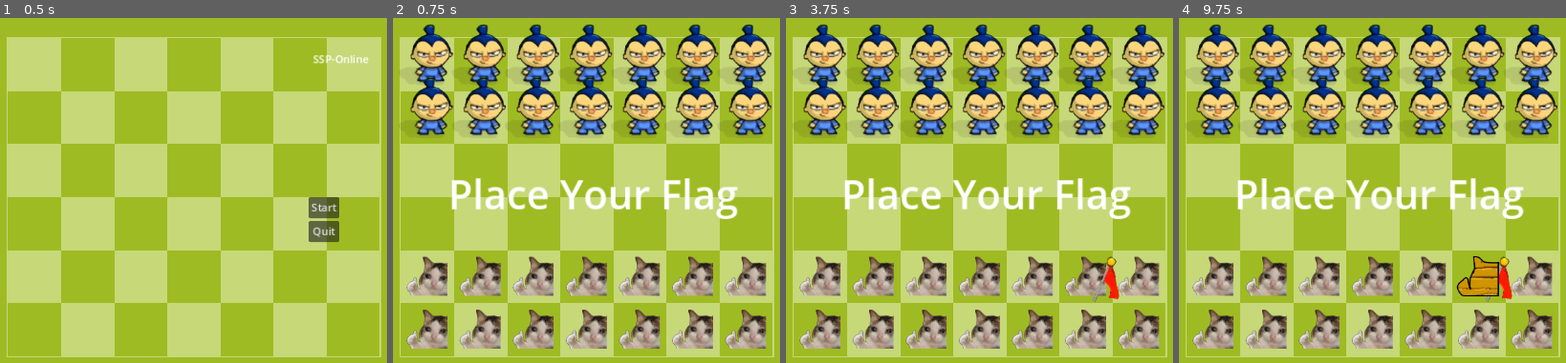
Above: before the commit, frames 1-4 (left to right).
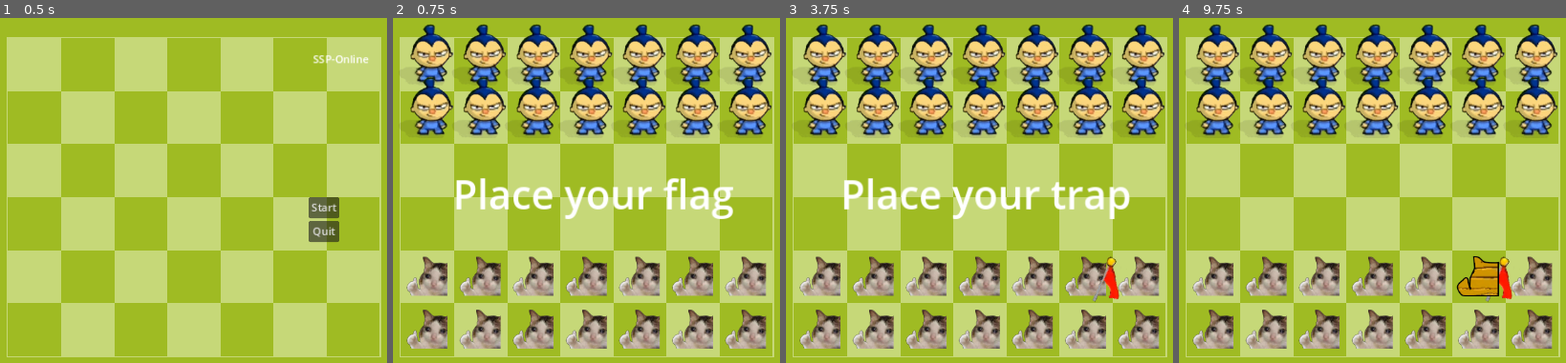
Above: after the commit, the same moments.

Repository: doofmars/ssp-online
Game: Godot game, scene res://src/Level.tscn
The game is run twice, just before and just after one commit, with the same random seed, the same clock (stepped at 60 frames per second) and the same inputs.
Inputs (mouse positions are in pixels of both pictures, inside the frame that each line leads up to):
- Up to frame 1 (0.5 s): no input
- Up to frame 2 (0.75 s): click "Start" at 0.5 s
- Up to frame 3 (3.75 s): tap Enter (ui_accept) at 1.25, 1.52, 2, 2.27, 2.75, 3.5 s; move the mouse to (outside the picture) at 1.27 s; click (outside the picture) at 1.42 s; move the mouse to (956, 218) at 2.02 s; click (956, 218) at 2.17 s; move the mouse to (outside the picture) at 2.77 s; click (outside the picture) at 2.92 s; move the mouse to (1072, 283) at 3.52 s; click (1072, 283) at 3.67 s
- Up to frame 4 (9.75 s): tap Enter (ui_accept) at 3.77, 4.25, 4.52, 5, 5.27, 6.77, 7.52, 8.27 s; move the mouse to (outside the picture) at 4.27 s; click (outside the picture) at 4.42 s; move the mouse to (1271, 131) at 5.02 s; click (1271, 131) at 5.17 s; move the mouse to (1542, 197) at 5.77 s; click (1542, 197) at 5.92 s; move the mouse to (1387, 90) at 6.52 s; click (1387, 90) at 6.67 s; move the mouse to (outside the picture) at 7.27 s; click (outside the picture) at 7.42 s; move the mouse to (1349, 218) at 8.02 s; click (1349, 218) at 8.17 s; move the mouse to (outside the picture) at 8.77 s; click (outside the picture) at 8.92 s; move the mouse to (1465, 283) at 9.52 s; click (1465, 283) at 9.67 s

Frame 1 is identical in both runs. In frame 2, 3.4% of the frame differs, in the area x 15-90%, y 46-59%; in frame 3, 2.3%; in frame 4, 2.6%.

Commit message:
Add place trap instruction

Diff:
--- a/src/GameUI.tscn
+++ b/src/GameUI.tscn
@@ -5,11 +5,21 @@
 
 [node name="GameUI" type="CanvasLayer"]
 
-[node name="Intro" type="Label" parent="."]
+[node name="PlaceFlag" type="Label" parent="."]
 offset_left = 83.0
 offset_top = 278.0
 offset_right = 697.0
 offset_bottom = 395.0
-text = "Place Your Flag"
+text = "Place your flag"
 label_settings = SubResource("LabelSettings_8tqd8")
 horizontal_alignment = 1
+
+[node name="PlaceTrap" type="Label" parent="."]
+visible = false
+offset_left = 83.0
+offset_top = 278.0
+offset_right = 697.0
+offset_bottom = 395.0
+text = "Place your trap"
+label_settings = SubResource("LabelSettings_8tqd8")
+horizontal_alignment = 1
--- a/src/Level.gd
+++ b/src/Level.gd
@@ -13,7 +13,7 @@
 
 var states = ["HiddenRock", "HiddenPaper", "HiddenScissor"]
 var boardState = []
-var gameStates = ["PlaceFlag", "PlaceTrap", "PlayerTurn", "EnemyTurn", "PlayerWin", "EnemyWin", "Draw"]
+var gameStates = ["PlaceFlag", "PlaceTrap", "ShufflePawns", "PlayerTurn", "EnemyTurn", "PlayerWin", "EnemyWin", "Draw"]
 var gameState = "PlaceFlag"
 
 # Called when the node enters the scene tree for the first time.
@@ -55,6 +55,7 @@
 func _on_menu_start_singleplayer():
 	var GameUI = get_node("GameUI")
 	GameUI.show()
+	GameUI.get_node("PlaceFlag").show()
 	var PawnEnemy = load("res://src/PawnEnemy.tscn")
 	var PawnMine = load("res://src/PawnMine.tscn")
 	# Place enemy pawns
@@ -77,10 +78,15 @@
 func _on_pawn_clicked(pawn):
 	if gameState == "PlaceFlag":
 		pawn.show_item("Flag")
+		get_node("GameUI").get_node("PlaceFlag").hide()
+		get_node("GameUI").get_node("PlaceTrap").show()
 		gameState = "PlaceTrap"
 	elif gameState == "PlaceTrap":
 		pawn.show_item("Trap")
+		get_node("GameUI").get_node("PlaceTrap").hide()
 		gameState = "PlayerTurn"
+	elif gameState == "ShufflePawns":
+		pass
 	elif gameState == "PlayerTurn":
 		pass
 	elif gameState == "EnemyTurn":
